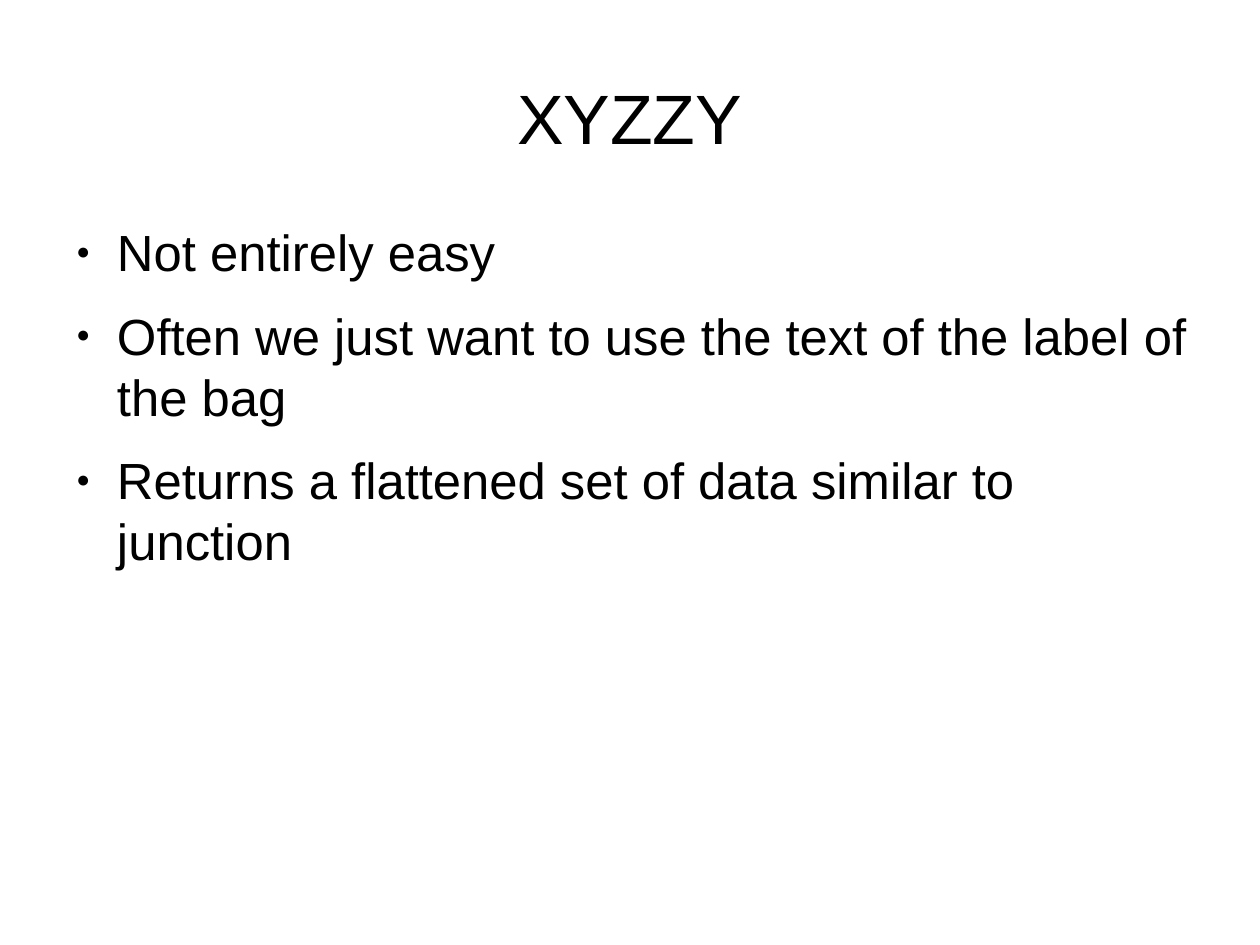
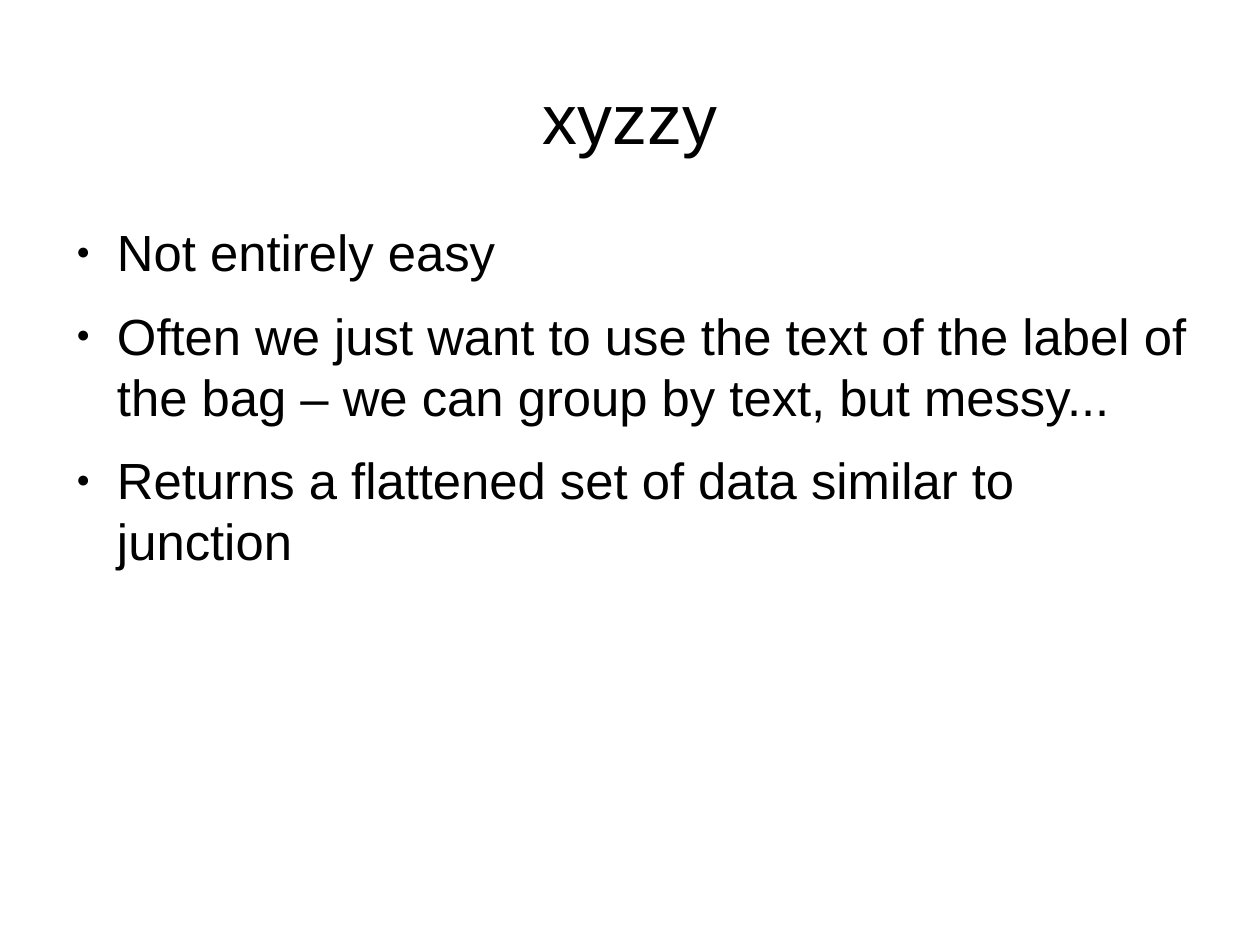
Before and after one commit to sensiblecodeio/xypath, a slide deck: slide 21 of presentation.odp (slide 16 before the commit). Drawn at 1260x945 pixels with LibreOffice and Linux fonts; fonts in the diff are those of the drawing. Boxes give left, top, right and bottom in pixels: in the first picture for what was removed or moved away, otherwise in the second. Text is boxed around its words. In the diff, an @@ line names an element or a change of style, - is before the commit and + after.

```diff
--- a/presentation.odp
+++ b/presentation.odp
@@ title at bbox=[543, 107, 718, 157]: text changed @@
-XYZZY
+xyzzy
@@ text at bbox=[117, 318, 1186, 426]: text changed @@
-● Often we just want to use the text of the label of the bag
+● Often we just want to use the text of the label of the bag – we can group by text, but messy...
```
Also in this commit, not shown: 10 other slides changed, 7 slides added, 2 slides removed.
